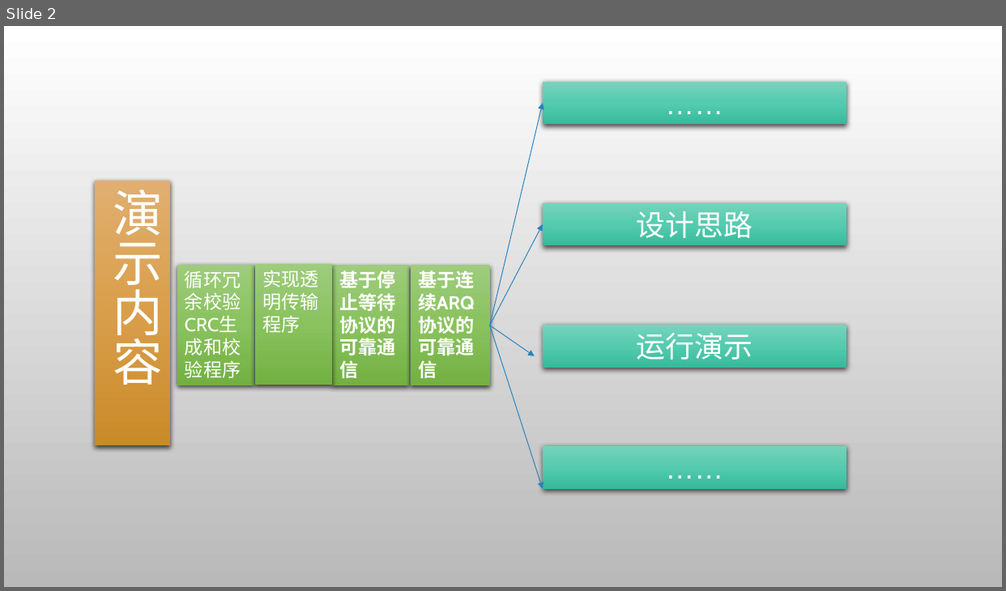
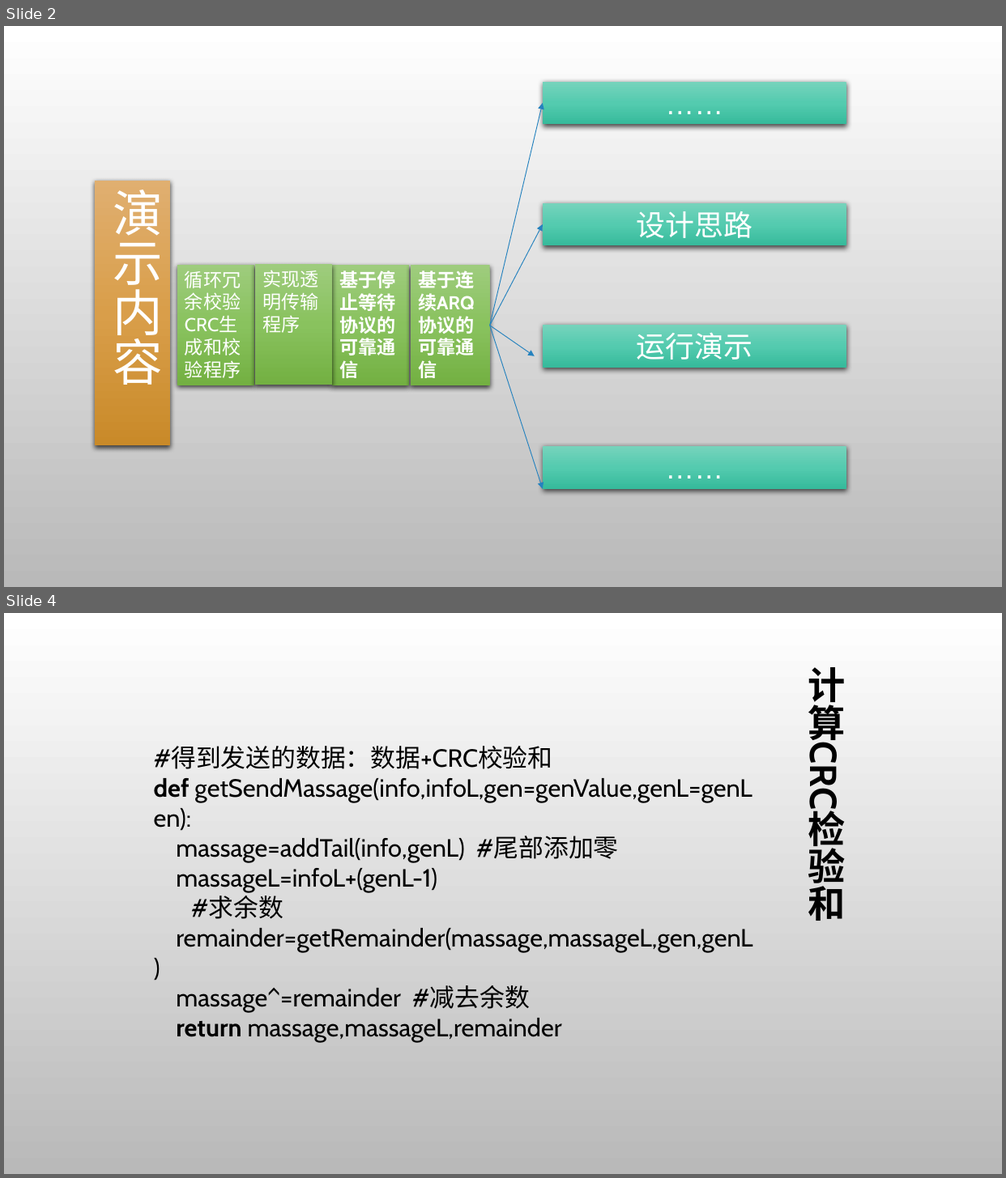
Before and after one commit to gcrth/computer_network, a slide deck: chapter3/ppt/ppt-chapter3.pptx. Shown one above the other, each under a label of ours: slide 2 before the commit, slides 2 and 4 after it; the slides between them are not shown. The pictures are 1006x591 and 1006x1178 pixels, drawn with LibreOffice and Linux fonts; fonts in the diff are those of the drawing; background and template pictures are left out. Boxes give left, top, right and bottom in pixels: in the first picture for what was removed or moved away, otherwise in the second. Text is boxed around its words. In the diff, an @@ line names an element or a change of style, - is before the commit and + after.

```diff
--- a/chapter3/ppt/ppt-chapter3.pptx
+++ b/chapter3/ppt/ppt-chapter3.pptx
@@ slide 4 added at (4, 613, 1002, 1174), background picture (left out) @@
@@ title added at (808, 667, 846, 746), 36 pt, text #000000, bold @@
+计算CRC检验和
@@ text added at (154, 746, 752, 1041), 24 pt, text #000000 @@
+#得到发送的数据：数据+CRC校验和
+def getSendMassage(info,infoL,gen=genValue,genL=genLen):
+massage=addTail(info,genL) #尾部添加零
+massageL=infoL+(genL-1)
+#求余数
+remainder=getRemainder(massage,massageL,gen,genL)
+massage^=remainder #减去余数
+return massage,massageL,remainder
```
Also in this commit, not shown: 2 slides changed, 27 other slides added, 2 slides removed.
